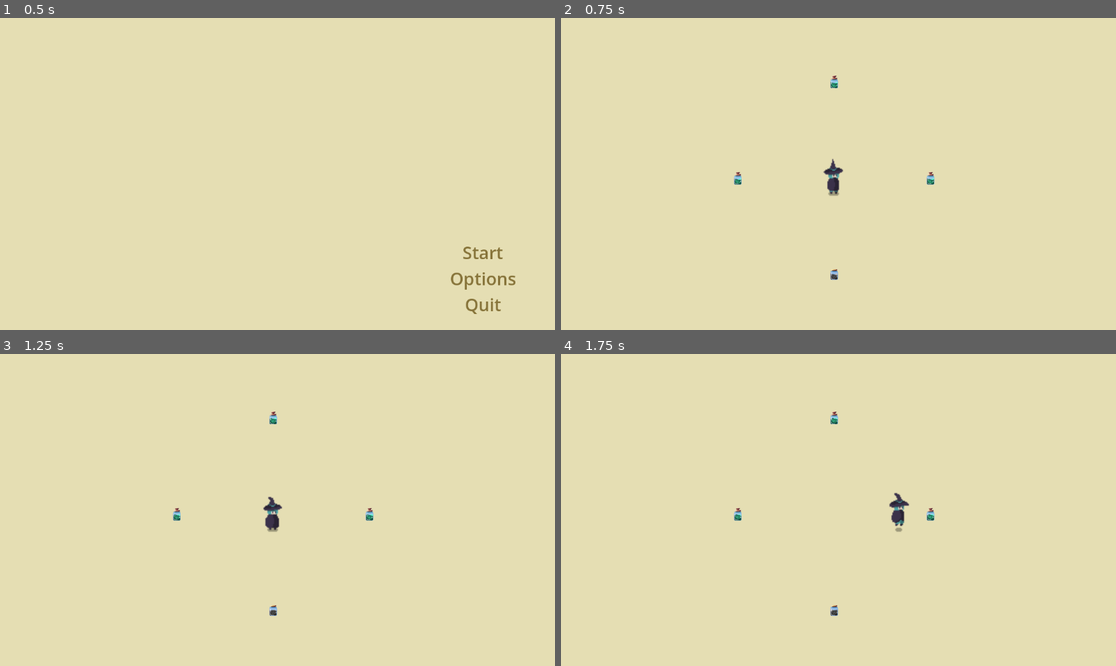
Above: before the commit, frames 1-4 (two rows, left to right).
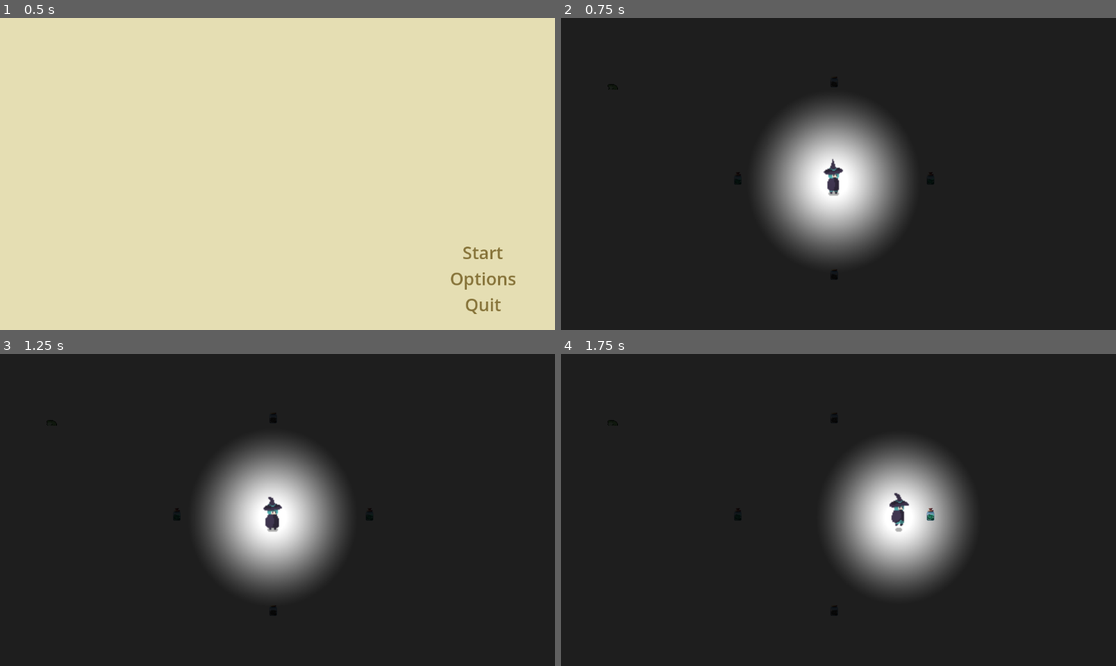
Above: after the commit, the same moments.

Repository: AnthonyDrow21/PSGameJam2024-2
Game: Godot game, scene res://Menus/MainMenu.tscn
Two runs of this game, one before a commit and one after it. Both use one fixed random seed, a clock stepped at 60 frames per second and the inputs below.
Inputs:
- Up to frame 1 (0.5 s): no input
- Up to frame 2 (0.75 s): click "Start" at 0.5 s
- Up to frame 3 (1.25 s): no input
- Up to frame 4 (1.75 s): hold Right (ui_right) from 1.28 s (still down); hold Space (ui_select) from 1.28 s (still down)

Frame 1 is identical in both runs. In frame 2, 100% of the frame differs, in the area x 0-100%, y 0-100%; in frame 3, 100%; in frame 4, 100%.

Commit message:
Add initial light source and logic

Diff:
--- a/PickupZone.gd
+++ b/PickupZone.gd
@@ -1,11 +1,9 @@
 extends Area2D
 
+var items_in_range = {}
 
-# Called when the node enters the scene tree for the first time.
 func _ready():
 	pass # Replace with function body.
-
-var items_in_range = {}
 
 func _on_body_entered(body):
 	items_in_range[body] = body
--- a/Player.gd
+++ b/Player.gd
@@ -7,6 +7,8 @@
 const DAMAGE = 3
 
 @onready var _animated_sprite = $AnimatedSprite2D
+@onready var _point_light_2d = $PointLight2D
+
 # Get the gravity from the project settings to be synced with RigidBody nodes.
 var gravity = ProjectSettings.get_setting("physics/2d/default_gravity")
 var animations = {IDLE: "idle", RUNNING: "running", CHARGE: "charge", DAMAGE: "damage"}
@@ -19,8 +21,19 @@
 		pickup_item.pick_up_item(self)
 		$PickupZone.items_in_range.erase(pickup_item)
 
-		# change the animation (TEMPORARY, play a sound here or something!)
-		current_animation = CHARGE
+		print(pickup_item.label)
+		# TODO Update the items so they can be associated with increasing
+		# or decreasing the remaining time.
+		var time_delta = 0.0
+		if pickup_item.label == "potion_green":
+			time_delta = +5.0
+			# change the animation (TEMPORARY, play a sound here or something!)
+			current_animation = CHARGE
+		elif pickup_item.label == "potion_black":
+			time_delta = -5.0
+			# change the animation (TEMPORARY, play a sound here or something!)
+			current_animation = DAMAGE
+		$PointLight2D.update_remaining_time(time_delta)
 
 # Called when the node enters the scene tree for the first time.
 func _ready():
--- a/Player.tscn
+++ b/Player.tscn
@@ -6,6 +6,7 @@
 [ext_resource type="Texture2D" uid="uid://dmma1437v1on3" path="res://Assets/Blue_witch/B_witch_take_damage.png" id="3_8pnim"]
 [ext_resource type="Texture2D" uid="uid://da7sfgewp48tk" path="res://Assets/Blue_witch/B_witch_run.png" id="3_vu0tl"]
 [ext_resource type="Script" path="res://PickupZone.gd" id="6_dmigq"]
+[ext_resource type="Script" path="res://PointLight2D.gd" id="7_x21p4"]
 
 [sub_resource type="GDScript" id="GDScript_dv7ri"]
 script/source = "extends Node2D
@@ -19,6 +20,8 @@
 # Called every frame. 'delta' is the elapsed time since the previous frame.
 func _process(delta):
 	pass
+
+
 "
 
 [sub_resource type="AtlasTexture" id="AtlasTexture_blkxc"]
@@ -203,6 +206,18 @@
 
 [sub_resource type="RectangleShape2D" id="RectangleShape2D_22m42"]
 size = Vector2(149, 142)
+
+[sub_resource type="Gradient" id="Gradient_714s0"]
+interpolation_mode = 2
+colors = PackedColorArray(1, 1, 1, 1, 0, 0, 0, 1)
+
+[sub_resource type="GradientTexture2D" id="GradientTexture2D_jc807"]
+gradient = SubResource("Gradient_714s0")
+width = 200
+height = 200
+fill = 1
+fill_from = Vector2(0.5, 0.508547)
+fill_to = Vector2(0.824786, 0.145299)
 
 [node name="Player" type="Node2D"]
 process_mode = 1
@@ -228,5 +243,13 @@
 [node name="CollisionShape2D" type="CollisionShape2D" parent="CharacterBody2D/PickupZone"]
 shape = SubResource("RectangleShape2D_22m42")
 
+[node name="PointLight2D" type="PointLight2D" parent="CharacterBody2D"]
+position = Vector2(-1, 3)
+scale = Vector2(1.89062, 1.99219)
+texture = SubResource("GradientTexture2D_jc807")
+height = 20.0
+script = ExtResource("7_x21p4")
+
 [connection signal="body_entered" from="CharacterBody2D/PickupZone" to="CharacterBody2D/PickupZone" method="_on_body_entered"]
 [connection signal="body_exited" from="CharacterBody2D/PickupZone" to="CharacterBody2D/PickupZone" method="_on_body_exited"]
+[connection signal="light_dying" from="CharacterBody2D/PointLight2D" to="CharacterBody2D" method="_on_point_light_2d_light_dying"]
--- /dev/null
+++ b/PointLight2D.gd
@@ -0,0 +1,44 @@
+extends PointLight2D
+
+# TODO We can use this signal to notify the rest of the game
+# about how much time is left, e.g. music change?
+signal light_dying(time_left : float)
+
+var max_time = 0.0
+var _timer : Timer
+
+func _ready():
+	if GameSettings.difficulty == GameSettings.DIFFICULTY_LEVEL.Easy:
+		max_time = 30.0
+	elif GameSettings.difficulty == GameSettings.DIFFICULTY_LEVEL.Normal:
+		max_time = 20.0
+	elif GameSettings.difficulty == GameSettings.DIFFICULTY_LEVEL.Hard:
+		max_time = 10.0
+	else:
+		print("Unknown game difficulty setting!")
+
+	_timer = Timer.new()
+	add_child(_timer)
+	_timer.start(max_time)
+	_timer.one_shot = true
+	_timer.connect("timeout", _on_timer_timeout)
+
+func _process(delta):
+	# Scale the size of the light source based on the remaining time
+	texture_scale = (_timer.time_left / max_time)
+
+func _on_timer_timeout():
+	queue_free()
+	# Need to call something to end the game
+
+func update_remaining_time(delta):
+	var time_left = _timer.time_left
+	_timer.stop()
+
+	var new_time = time_left + delta
+	if new_time > max_time:
+		new_time = max_time
+	elif new_time < 0:
+		new_time = 0
+
+	_timer.start(new_time)
--- a/World.gd
+++ b/World.gd
@@ -1,7 +1,6 @@
 extends Control
 
 var ItemDrop = preload("res://Elements/ItemDrop.tscn")
-
 var paused = false
 
 # Called when the node enters the scene tree for the first time.
@@ -10,7 +9,7 @@
 
 # Called every frame. 'delta' is the elapsed time since the previous frame.
 func _process(delta):
-	if( Input.is_action_pressed("ui_cancel") ):
+	if Input.is_action_pressed("ui_cancel"):
 		if not paused:
 			var pauseMenu = load("res://Menus/PauseMenu.tscn").instantiate()
 			pauseMenu.toggle_pause.connect(on_pause_toggled)
@@ -19,7 +18,7 @@
 func on_pause_toggled(is_paused):
 	paused = is_paused
 	get_tree().paused = paused
-	print(paused)
+	print("Paused: ", paused)
 
 func on_restart():
 	print("UNIMPLEMNTED: User requested game restart")
@@ -43,7 +42,7 @@
 	item3.position.x = $Player.position.x - offset
 	item3.position.y = $Player.position.y
 
-	var item4 = ItemDrop.instantiate().with_data("potion_black", "green")
+	var item4 = ItemDrop.instantiate().with_data("potion_black", "black")
 	get_tree().current_scene.add_child(item4)
 	item4.position.x = $Player.position.x
 	item4.position.y = $Player.position.y - offset
--- a/World.tscn
+++ b/World.tscn
@@ -1,7 +1,8 @@
-[gd_scene load_steps=3 format=3 uid="uid://uc81tvqarkao"]
+[gd_scene load_steps=4 format=3 uid="uid://uc81tvqarkao"]
 
-[ext_resource type="PackedScene" uid="uid://djq3261fo0ym0" path="res://Player.tscn" id="1_ll608"]
+[ext_resource type="PackedScene" uid="uid://bq6ah1g3oa0ma" path="res://Player.tscn" id="1_ll608"]
 [ext_resource type="Script" path="res://World.gd" id="1_tvj70"]
+[ext_resource type="PackedScene" uid="uid://cd4vunmawu2he" path="res://Frog.tscn" id="3_65jqr"]
 
 [node name="World" type="Control"]
 layout_mode = 3
@@ -19,7 +20,13 @@
 anchor_bottom = 1.0
 grow_horizontal = 2
 grow_vertical = 2
-color = Color(0.898039, 0.870588, 0.701961, 1)
 
 [node name="Player" parent="." instance=ExtResource("1_ll608")]
 position = Vector2(567, 333)
+
+[node name="DirectionalLight2D" type="DirectionalLight2D" parent="."]
+color = Color(0.117647, 0.117647, 0.117647, 1)
+blend_mode = 2
+
+[node name="Frog" parent="." instance=ExtResource("3_65jqr")]
+position = Vector2(107, 141)
Not shown: 1 places in Player.tscn that only renumber resources
